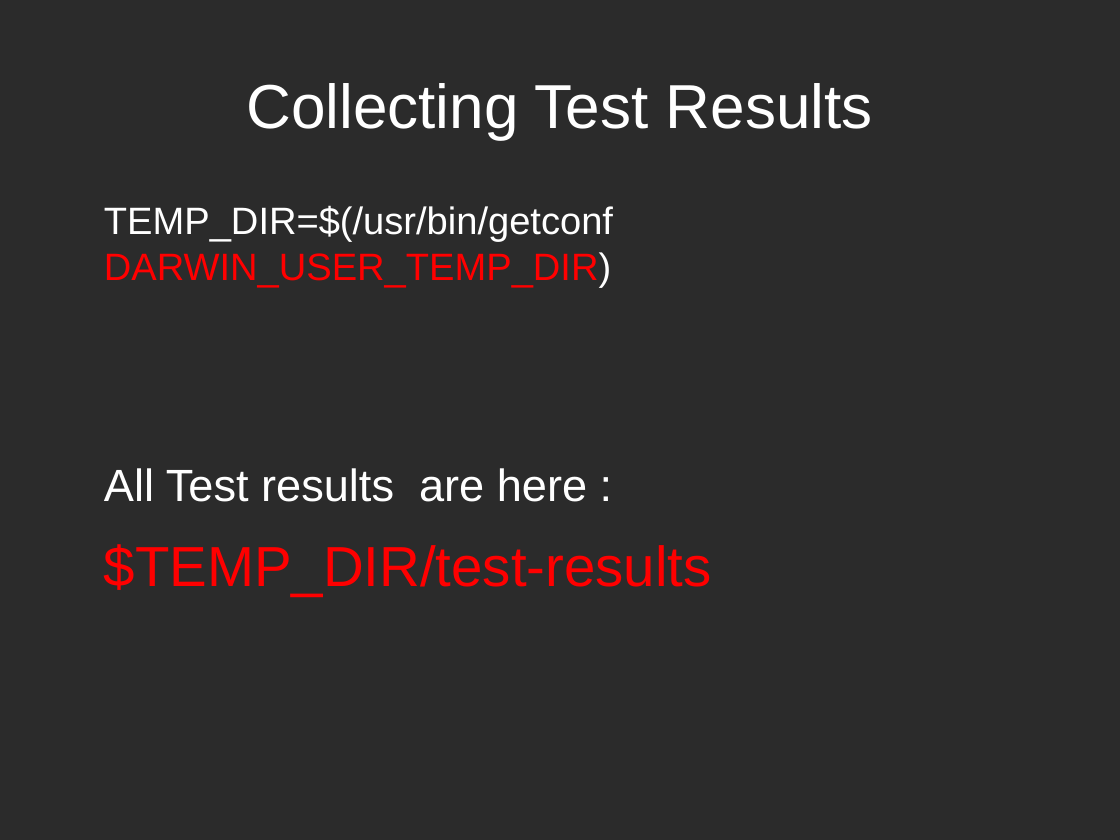
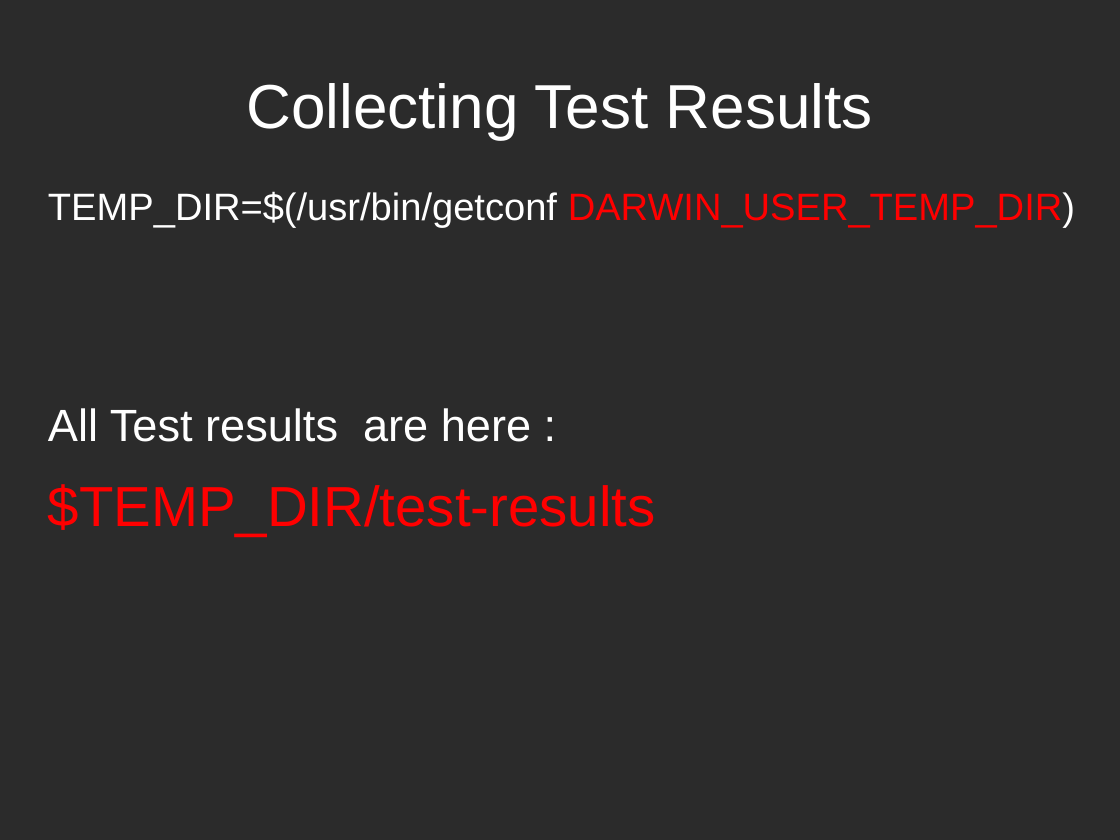
Before and after one commit to dodikk/iContinuousIntegration-slides, a slide deck: slide 23 of ciPresentation.odp. Drawn at 1120x840 pixels with LibreOffice and Linux fonts; fonts in the diff are those of the drawing; background and template pictures are left out; a plain dark background stands for a picture behind light text. Boxes give left, top, right and bottom in pixels: in the first picture for what was removed or moved away, otherwise in the second. Text is boxed around its words. In the diff, an @@ line names an element or a change of style, - is before the commit and + after.

```diff
--- a/ciPresentation.odp
+++ b/ciPresentation.odp
@@ text "TEMP_DIR=$(/usr/bin/getconf DARWIN_USER_TEMP_DIR)" rewrapped from bbox=[104, 205, 712, 597] to bbox=[48, 191, 1075, 537] @@
```
Also in this commit, not shown: 4 other slides changed, 3 slides added, 1 slide removed, 1 other file.
